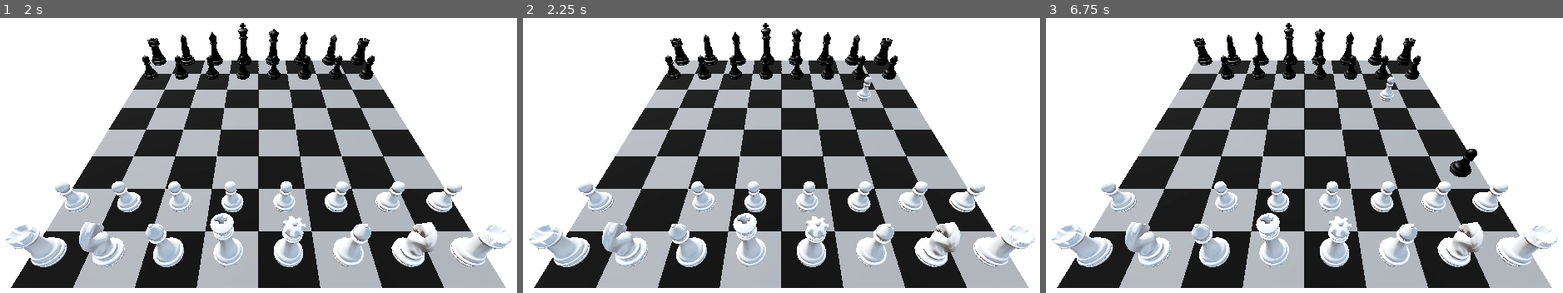
Above: before the commit, frames 1-3 (left to right).
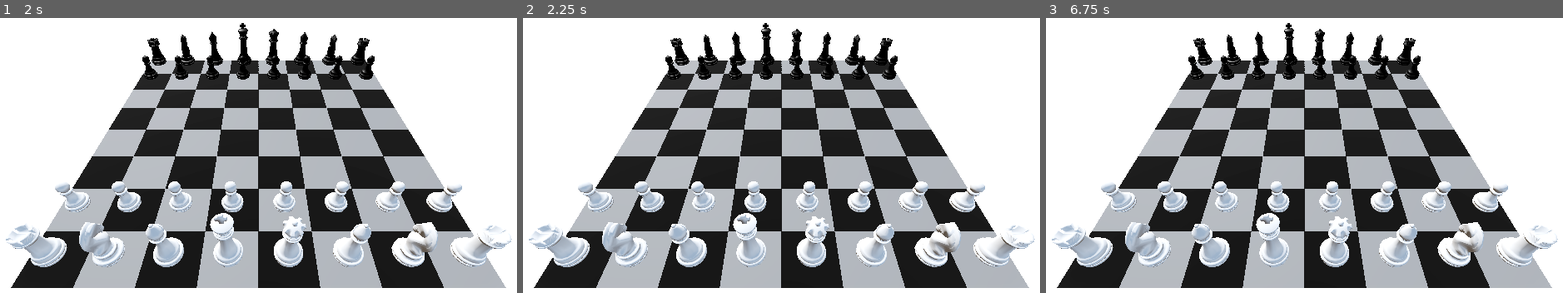
Above: after the commit, the same moments.

Repository: FlankerDa/davidshi.github.io
Game: Godot game, scene res://ChesBoard3D.tscn
Two runs of this game, one before a commit and one after it. Both use one fixed random seed, a clock stepped at 60 frames per second and the inputs below.
Inputs (mouse positions are in pixels of both pictures, inside the frame that each line leads up to):
- Up to frame 1 (2 s): tap Enter at 0.5 s; move the mouse to (403, 158) at 0.52 s; hold Right mouse button (alt_fire) 0.53-1.28 s; click (403, 158) at 0.67 s; tap Space at 1.25 s; move the mouse to (124, 196) at 1.27 s; click (124, 196) at 1.35 s
- Up to frame 2 (2.25 s): tap Enter at 2 s; move the mouse to (848, 95) at 2.02 s; hold Right mouse button (alt_fire) from 2.03 s (still down); click (848, 95) at 2.17 s
- Up to frame 3 (6.75 s): tap Space at 2.75, 4.25 s; move the mouse to (1273, 251) at 2.77 s; release Right mouse button (alt_fire) at 2.78 s; click (1273, 251) at 2.85 s; tap Enter at 3.5 s; move the mouse to (1506, 232) at 3.52 s; hold Right mouse button (alt_fire) 3.53-4.28 s; click (1506, 232) at 3.67 s; move the mouse to (1102, 122) at 4.27 s; click (1102, 122) at 4.35 s; move the mouse to (1335, 177) at 5.02 s; hold Right mouse button (alt_fire) 5.03-5.78 s; click (1335, 177) at 5.17 s; move the mouse to (1206, 84) at 5.77 s; click (1206, 84) at 5.85 s; move the mouse to (1449, 158) at 6.52 s; hold Right mouse button (alt_fire) from 6.53 s (still down); click (1449, 158) at 6.67 s

Frame 1 is identical in both runs. In frame 2, 0.5% of the frame differs, in the area x 21-68%, y 21-71%; in frame 3, 0.9%, in the area x 21-84%, y 13-71%.

Commit message:
working on the loading chess board after fps scene
a bit problem i got here, trying to save chess board before entering fps scene, and loading it after the f[s scene

Diff:
--- a/Capstone/capstone-project/capstone/Board_Manager.gd
+++ b/Capstone/capstone-project/capstone/Board_Manager.gd
@@ -27,11 +27,25 @@
 
 func _ready():
 	_assign_grid_positions()
-	_spawn_starting_position()
-
-	for n in get_tree().get_nodes_in_group("tiles"):
-		if n.has_signal("tile_clicked"):
-			n.tile_clicked.connect(_on_tile_clicked)
+
+	if Game_State.board_state.is_empty():
+		_spawn_starting_position()
+		Game_State.save_board_state(_export_board_state())
+	else:
+		_spawn_from_board_state(Game_State.board_state)
+
+	_resolve_pending_capture_if_any()
+
+func _spawn_from_board_state(state: Dictionary) -> void:
+	for k in pieces.keys():
+		if is_instance_valid(pieces[k]):
+			pieces[k].queue_free()
+	pieces.clear()
+
+	for pos in state.keys():
+		var data = state[pos]
+		_spawn_piece(data["color"], data["kind"], pos)
+
 
 func _assign_grid_positions():
 	var tiles := get_tree().get_nodes_in_group("tiles")
@@ -198,8 +212,47 @@
 		"attacker_kind": attacker.kind,
 		"defender_color": defender.color,
 		"defender_kind": defender.kind,
-		"attacker_path": attacker.get_path(),
-		"defender_path": defender.get_path()
 	})
 
+	Game_State.save_board_state(_export_board_state())
 	get_tree().change_scene_to_file(Game_State.fps_scene_path)
+
+func _export_board_state() -> Dictionary:
+	var state := {}
+	for pos in pieces.keys():
+		var p = pieces[pos]
+		if is_instance_valid(p):
+			state[pos] = {"color": p.color, "kind": p.kind}
+	return state
+
+
+
+func _resolve_pending_capture_if_any() -> void:
+	if not Game_State.has_pending_capture():
+		return
+
+	var result = Game_State.consume_pending_capture()
+	var data = result["pending_capture"]
+	var winner = result["duel_winner"]
+
+	var from: Vector2i = data["from"]
+	var to: Vector2i = data["to"]
+
+	if winner == "attacker":
+		if pieces.has(to) and is_instance_valid(pieces[to]):
+			pieces[to].queue_free()
+			pieces.erase(to)
+
+		if pieces.has(from):
+			var mover: Piece = pieces[from]
+			pieces.erase(from)
+			pieces[to] = mover
+			mover.grid_pos = to
+			mover.global_position = _get_tile_world_pos(to) + Vector3(0, 1.0, 0)
+
+	elif winner == "defender":
+		if pieces.has(from) and is_instance_valid(pieces[from]):
+			pieces[from].queue_free()
+			pieces.erase(from)
+
+	Game_State.save_board_state(_export_board_state())
--- a/Capstone/capstone-project/capstone/FPSDuel.gd
+++ b/Capstone/capstone-project/capstone/FPSDuel.gd
@@ -28,4 +28,5 @@
 	Game_State.set_capture_winner(winner)
 
 	Input.set_mouse_mode(Input.MOUSE_MODE_VISIBLE)
+	Game_State.set_capture_winner("attacker")
 	get_tree().change_scene_to_file(Game_State.board_scene_path)
--- a/Capstone/capstone-project/capstone/GameState.gd
+++ b/Capstone/capstone-project/capstone/GameState.gd
@@ -1,52 +1,33 @@
 extends Node
-@export var board_scene_path: String = "res://ChesBoard3D.tscn"
-@export var fps_scene_path: String = "res://FPSDuel.tscn"
+class_name GameState
+
+var board_scene_path: String = "res://ChessBoard3D.tscn"
+var fps_scene_path: String = "res://FPSDuel.tscn"
 
 var board_state: Dictionary = {}
 
-# }
+
 var pending_capture: Dictionary = {}
+var duel_winner: String = ""
 
-var current_turn: String = "white"
-
+func save_board_state(new_state: Dictionary) -> void:
+	board_state = new_state.duplicate(true)
 
 func start_capture(data: Dictionary) -> void:
+	pending_capture = data.duplicate(true)
+	duel_winner = ""
 
-	pending_capture = data.duplicate(true)
+func set_capture_winner(winner: String) -> void:
+	duel_winner = winner
 
-	if pending_capture.has("winner_side"):
-		pending_capture.erase("winner_side")
+func has_pending_capture() -> bool:
+	return not pending_capture.is_empty() and duel_winner != ""
 
-
-func set_capture_winner(side: String) -> void:
-	# side should be: "attacker" or "defender"
-	if pending_capture.is_empty():
-		return
-	pending_capture["winner_side"] = side
-
-
-func has_capture_winner() -> bool:
-	return !pending_capture.is_empty() and pending_capture.has("winner_side")
-
-
-func clear_capture() -> void:
+func consume_pending_capture() -> Dictionary:
+	var out := {
+		"pending_capture": pending_capture.duplicate(true),
+		"duel_winner": duel_winner
+	}
 	pending_capture.clear()
-
-
-func clear_board_state() -> void:
-	board_state.clear()
-
-
-func set_piece_at(pos: Vector2i, color: String, kind: String) -> void:
-	board_state[pos] = {"color": color, "kind": kind}
-
-
-func remove_piece_at(pos: Vector2i) -> void:
-	if board_state.has(pos):
-		board_state.erase(pos)
-
-
-func get_piece_at(pos: Vector2i) -> Dictionary:
-	if board_state.has(pos):
-		return board_state[pos]
-	return {}
+	duel_winner = ""
+	return out
Not shown, added: Final Review/assets/Circle/Thumbs.db
Not shown, added: Final Review/assets/Circle/circle00.png
Not shown, added: Final Review/assets/Circle/circle01.png
Not shown, added: Final Review/assets/Circle/circle02.png
Not shown, added: Final Review/assets/Circle/circle03.png
Not shown, added: Final Review/assets/Circle/circle04.png
Not shown, added: Final Review/assets/Circle/circle05.png
Not shown, added: Final Review/assets/Circle/circle06.png
Not shown, added: Final Review/assets/Circle/circle07.png
Not shown, added: Final Review/assets/Circle/circle08.png
Not shown, added: Final Review/assets/Circle/circle09.png
Not shown, added: Final Review/assets/Circle/circle10.png
(and 26 more such lines)
